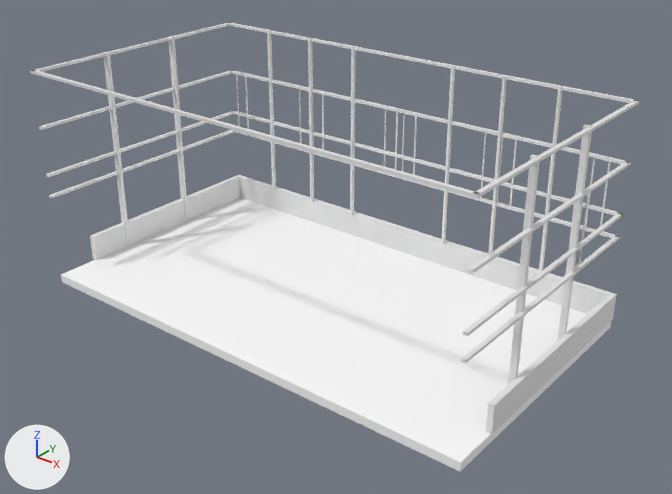
Renders of the FBX model Project B3/Assets/Models/B3 cleaned up/very clean stuff/terasse.fbx from each side of a commit.
The view is the same before and after, from a camera (50 mm lens) standing at (29.3, 61.3, 17.3) and looking at (10.3, 85.1, 2.6). Lighting does not change. The marker at lower left points along +X, +Y and +Z. Where no turn or scale is listed for an object, it has been applied to the vertices. Vertices at the same position are counted once.

Before the edit, the objects in view are built like this:
```python
me_cube_037 = bpy.data.meshes.new('Cube.037')
me_cube_037.from_pydata(...)  # 328 vertices, 246 faces; spans x -10.2..8.5, y -8.6..1.6, z -4.7..3.4
me_cube_043 = bpy.data.meshes.new('Cube.043')
me_cube_043.from_pydata(...)  # 24 vertices, 18 faces; spans x -21.9..-3.1, y -5.7..3.0, z -0.6..0.4
# before: 0 (-3.3, -5.7, -0.6) at pixel (485, 431), 1 (-3.3, -5.7, 0.4) at pixel (488, 402), 4 (-3.1, -5.7, -0.6) at pixel (491, 434), 5 (-3.1, -5.7, 0.4) at pixel (494, 405)
# before: 8 (-21.9, -5.7, -0.6) at pixel (92, 258), 9 (-21.9, -5.7, 0.4) at pixel (89, 235), 12 (-21.6, -5.7, -0.6) at pixel (96, 260), 13 (-21.6, -5.7, 0.4) at pixel (93, 237)
me_scene_001 = bpy.data.meshes.new('Scene.001')
me_scene_001.from_pydata(...)  # a box spanning x -7.6..11.0, y -1.7..8.7, z -0.6..-0.2
me_scene_001.materials.append(mat_beton_arme__dalle_projet__1)  # white #ffffff
ob_ifcbuildingelementproxy_toit_001_007_001 = bpy.data.objects.new('IfcBuildingElementProxy_TOIT_001_007.001', me_scene_001)
ob_ifcbuildingelementproxy_toit_001_007_001.location = (7.75, 81.89, 0.34)
ob_sides = bpy.data.objects.new('Sides', me_cube_043)
ob_sides.location = (21.85, 87.54, 0.74)
ob_squeleton = bpy.data.objects.new('Squeleton', me_cube_037)
ob_squeleton.location = (10.16, 88.82, 4.95)
```
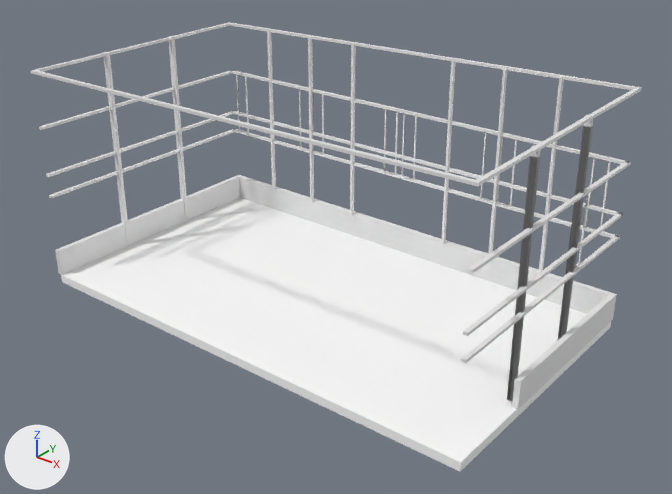
The edits, one by one:
me_cube_043 has 24 vertices, 18 faces and spans x -21.9..-3.1, y -5.7..3.0, z -0.6..0.4.
me_cube_043 is used by ob_sides; location (21.85, 87.54, 0.74).
Part 1, on me_cube_043:
Vertices 0, 1, 4, 5 of me_cube_043 move by (0.0, 1.6, 0.0).
Part 2, on me_cube_043:
Vertices 8, 9, 12, 13 of me_cube_043 move by (0.0, -1.7, 0.0).
me_cube_037 is used by ob_squeleton; location (10.16, 88.82, 4.95).
me_cube_037 had 328 vertices, 246 faces and spanned x -10.2..8.5, y -8.6..1.6, z -4.7..3.4.
me_cube_037 now has 336 vertices, 256 faces and spans x -10.2..8.5, y -8.6..1.6, z -4.7..3.8.
me_cube_037 part 3: the loose piece of 8 vertices spanning x 8.3..8.5, y -8.6..1.6, z 3.3..3.4 is rebuilt with 8 vertices and now spans x 8.3..8.5, y -8.6..1.6, z 3.6..3.8.
Part 4, on me_cube_037:
72 faces are deleted.
12 vertices in x 3.5..8.5, y -8.6..1.6, z 3.3..3.4 move by (0.0, 0.0, 0.3).
4 vertices in x 8.5, y 1.5..1.6, z 3.3..3.4 move by (0.0, 0.0, 0.4).
4 vertices in x 1.4..1.5, y 1.4..1.6, z 3.4 move by (0.0, 0.0, 0.2).
4 vertices in x -3.2..-3.1, y 1.4..1.6, z 3.4 move by (0.0, 0.0, 0.1).
8 new vertices lie (0.0, 0.0, 8.4) away from vertices in x 8.2..8.4, y -5.3..-1.8, z -4.7.
82 new faces join them.

Location of each change, [x1, y1, x2, y2] in pixels of the pictures (672 x 494 px; the box of a moved part takes in the faces that stretch with it):
'Squeleton', reshaped
    before: [31, 22, 640, 385]
    after: [31, 22, 642, 401]
'Sides', reshaped (7% wider, 9% shorter)
    before: [90, 175, 617, 434]
    after: [55, 175, 617, 410]
part 1 of me_cube_043, moved or reshaped
    before: [486, 293, 617, 434]
    after: [512, 293, 617, 410]
part 2 of me_cube_043, moved or reshaped
    before: [90, 175, 241, 260]
    after: [55, 175, 241, 275]
part 3 of me_cube_037, rebuilt
    before: [474, 100, 640, 198]
    after: [473, 87, 641, 186]
part 4 of me_cube_037, moved or reshaped
    before: [31, 22, 638, 273]
    after: [31, 22, 642, 401]
